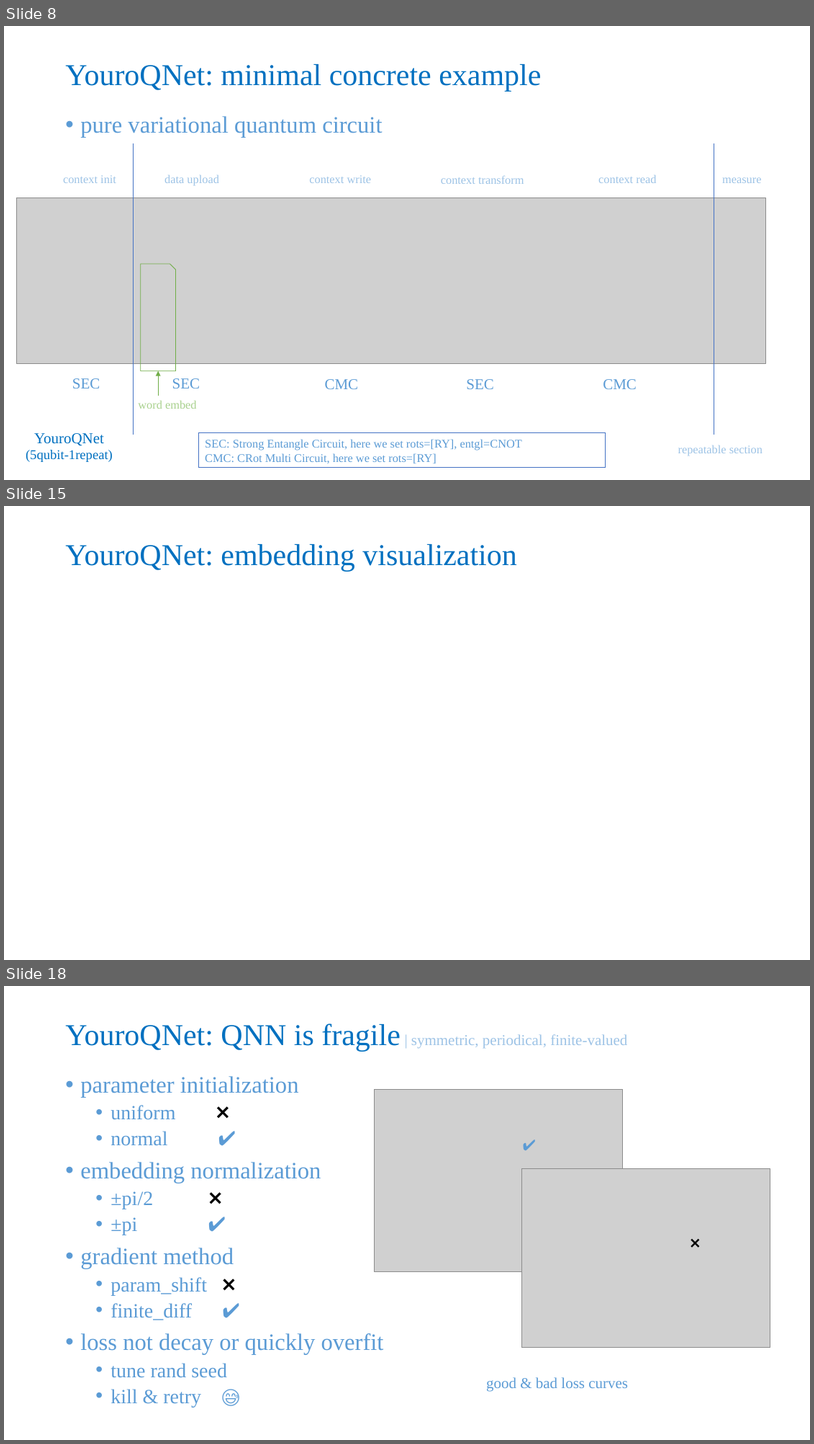
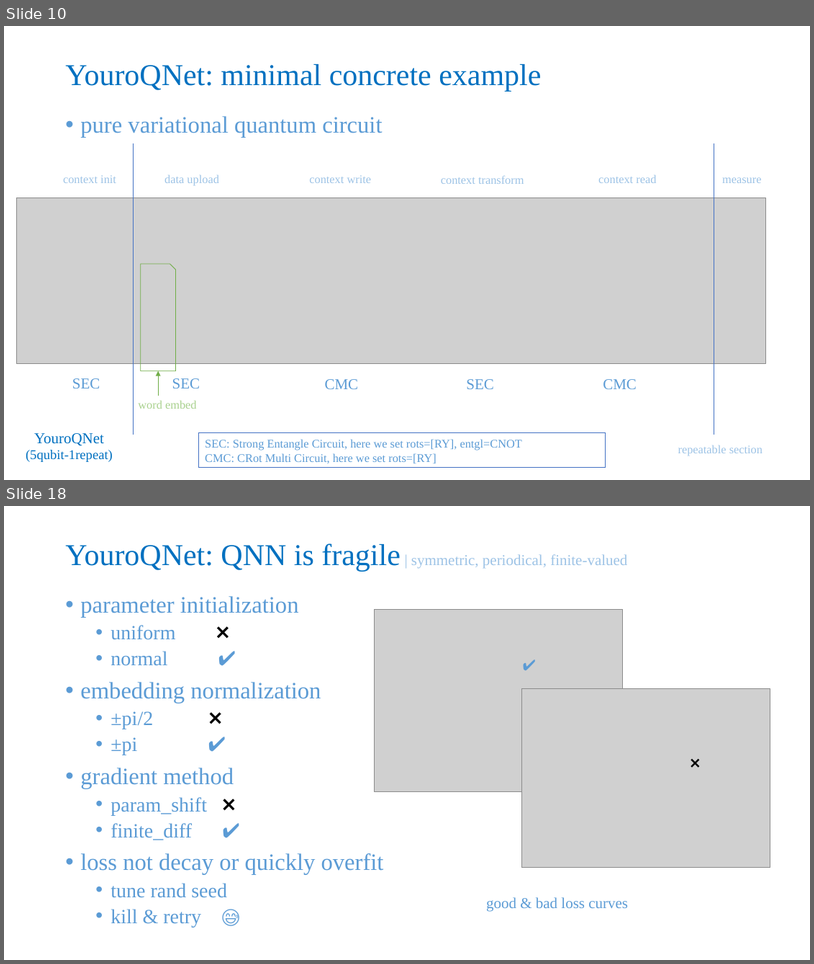
Before and after one commit to Kahsolt/YouroQNet, a slide deck: ref/YouroQNet.pptx. Shown one above the other, each under a label of ours: slides 8, 15 and 18 before the commit, slides 10 and 18 after it; the slides between them are not shown. The pictures are 814x1444 and 814x964 pixels, drawn with LibreOffice and Linux fonts; fonts in the diff are those of the drawing; grey boxes stand for pictures. Boxes give left, top, right and bottom in pixels: in the first picture for what was removed or moved away, otherwise in the second. Text is boxed around its words. In the diff, an @@ line names an element or a change of style, - is before the commit and + after.

```diff
--- a/ref/YouroQNet.pptx
+++ b/ref/YouroQNet.pptx
@@ slide 15 removed at [4,506,810,960], background #FFFFFF @@
@@ title removed at [65,544,517,571] @@
-YouroQNet: embedding visualization
@@ what was slide 8 is now slide 10 @@
```
Also in this commit, not shown: 11 slides changed, 8 slides added, 1 other slide removed, 2 other files.
